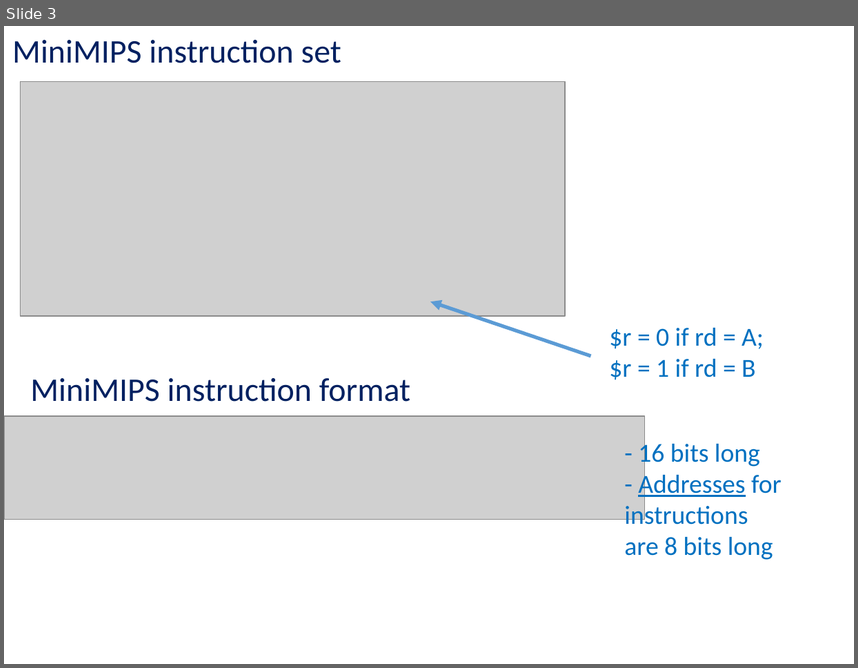
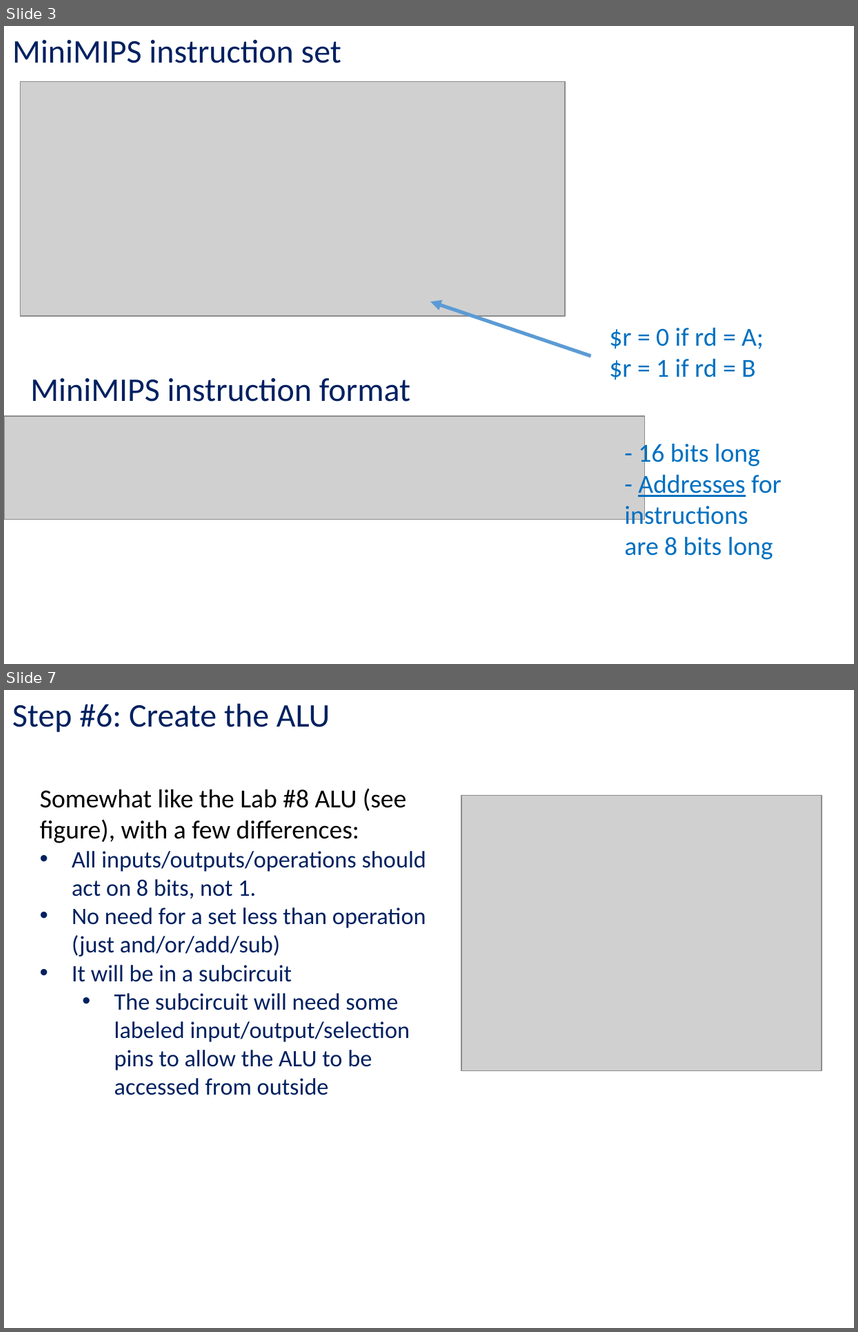
Before and after one commit to kc13/CS447TK, a slide deck: cs447tk_rec_lab10_apr2.pptx. Shown one above the other, each under a label of ours: slide 3 before the commit, slides 3 and 7 after it; the slides between them are not shown. The pictures are 858x668 and 858x1332 pixels, drawn with LibreOffice and Linux fonts; fonts in the diff are those of the drawing; grey boxes stand for pictures. Boxes give left, top, right and bottom in pixels: in the first picture for what was removed or moved away, otherwise in the second. Text is boxed around its words. In the diff, an @@ line names an element or a change of style, - is before the commit and + after.

```diff
--- a/cs447tk_rec_lab10_apr2.pptx
+++ b/cs447tk_rec_lab10_apr2.pptx
@@ slide 7 added at bbox=[4, 690, 854, 1328], background #FFFFFF @@
@@ text added at bbox=[12, 703, 330, 732], 28 pt, text #002060 @@
+Step #6: Create the ALU
@@ text added at bbox=[40, 788, 426, 1095], 20 pt, text #002060 @@
+Somewhat like the Lab #8 ALU (see figure), with a few differences:
+• All inputs/outputs/operations should act on 8 bits, not 1.
+• No need for a set less than operation (just and/or/add/sub)
+• It will be in a subcircuit
+  • The subcircuit will need some labeled input/output/selection pins to allow the ALU to be accessed from outside
@@ picture added at bbox=[461, 796, 822, 1071] @@
```
Also in this commit, not shown: 1 slide changed, 9 other slides added, 1 slide removed.
